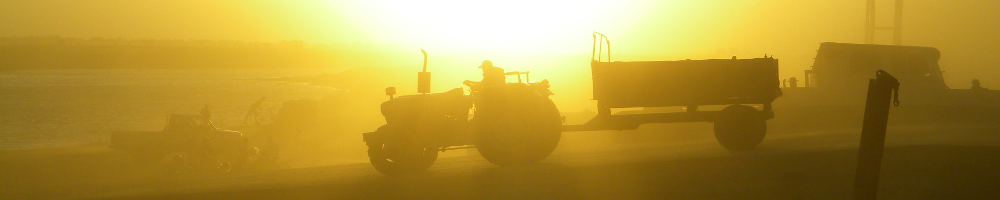
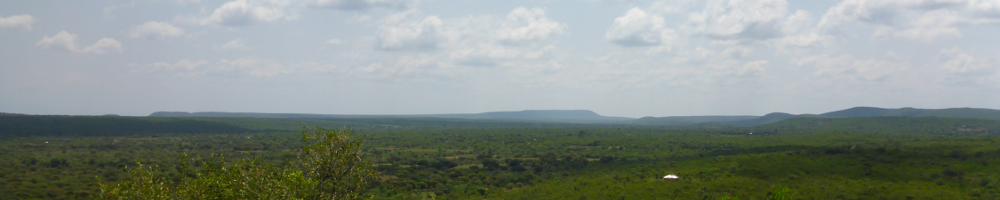
Comparing the layer stacks of the two 1000 x 200 images. Changes:
hid "bar_news" over left=0, top=0, right=1000, bottom=200
added layer "bar_workshops_freiburg_2017" over left=0, top=0, right=1000, bottom=200
